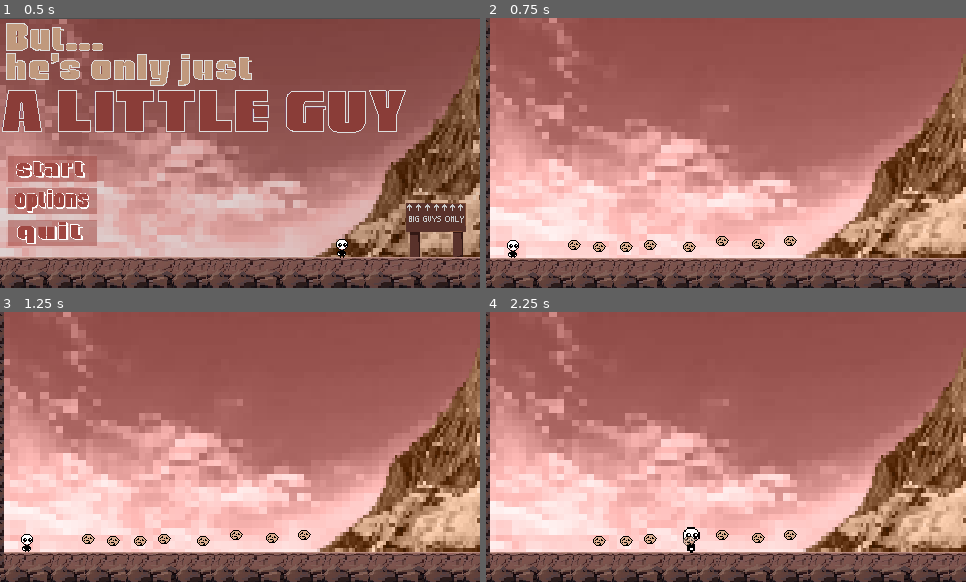
Above: before the commit, frames 1-4 (two rows, left to right).
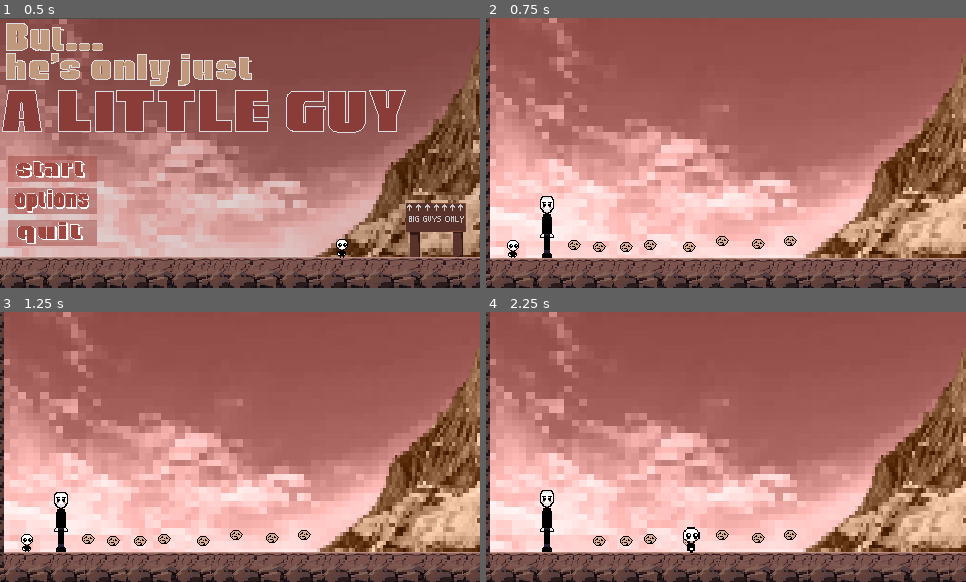
Above: after the commit, the same moments.

Repository: requiemsbullet/silly-little-guy
Game: Godot game, scene res://scenes/mainmenu.tscn
Two runs of this game, one before a commit and one after it. Both use one fixed random seed, a clock stepped at 60 frames per second and the inputs below. Sound files missing from this copy of the repository are replaced by a short silence.
Inputs (mouse positions are in pixels of both pictures, inside the frame that each line leads up to):
- Up to frame 1 (0.5 s): no input
- Up to frame 2 (0.75 s): click (538, 169) at 0.5 s
- Up to frame 3 (1.25 s): no input
- Up to frame 4 (2.25 s): hold E (interact, bound only after the commit) 1.28-2.03 s; hold D (right) from 1.28 s (still down); tap Space (jump) at 1.52 s; tap S (crouch) at 2.1 s

Frame 1 is identical in both runs. In frame 2, 0.5% of the frame differs, in the area x 11-15%, y 65-89%; in frame 3, 0.4%; in frame 4, 0.5%, in the area x 11-44%, y 65-89%.

Commit message:
DIALOGUE SYSTEM AND EXTRA SOUNDS + CROUCHING
-added dialogue
- added crouching
- added sound when player hits ground if FAT
- more organic-made sound effects

Diff:
--- a/project.godot
+++ b/project.godot
@@ -14,6 +14,11 @@
 run/main_scene="uid://f43mocnnl4cp"
 config/features=PackedStringArray("4.7", "Forward Plus")
 config/icon="res://icon.svg"
+
+[autoload]
+
+GameState="*uid://d2e6rbttg7a11"
+DialogueManager="*uid://cms5v2o0tnj42"
 
 [display]
 
@@ -46,7 +51,7 @@
 , Object(InputEventKey,"resource_local_to_scene":false,"resource_name":"","device":-1,"window_id":0,"alt_pressed":false …(186 unchanged characters)…
 ]
 }
-eat={
+interact={
 "deadzone": 0.2,
 "events": [Object(InputEventKey,"resource_local_to_scene":false,"resource_name":"","device":-1,"window_id":0,"alt_press …(192 unchanged characters)…
 ]
--- /dev/null
+++ b/scenes/dialogue.tscn
@@ -0,0 +1,37 @@
+[gd_scene format=3 uid="uid://d0ssyoerqgen7"]
+
+[ext_resource type="Script" uid="uid://dqpxf7v20uc3q" path="res://scripts/text_box.gd" id="1_bfpow"]
+[ext_resource type="Texture2D" uid="uid://b1h6tww4qhjqh" path="res://assets/images/menu/dialogue_box.png" id="1_jwyou"]
+[ext_resource type="FontFile" uid="uid://ms88s4rw1ehg" path="res://assets/images/menu/Retro Gaming.ttf" id="2_3n4vj"]
+
+[node name="MarginContainer" type="MarginContainer" unique_id=1681348172]
+offset_right = 40.0
+offset_bottom = 40.0
+script = ExtResource("1_bfpow")
+
+[node name="NinePatchRect" type="NinePatchRect" parent="." unique_id=526604267]
+layout_mode = 2
+texture = ExtResource("1_jwyou")
+region_rect = Rect2(0, 0, 30, 30)
+patch_margin_left = 10
+patch_margin_top = 10
+patch_margin_right = 10
+patch_margin_bottom = 10
+
+[node name="MarginContainer" type="MarginContainer" parent="." unique_id=640824987]
+layout_mode = 2
+theme_override_constants/margin_left = 8
+theme_override_constants/margin_top = 8
+theme_override_constants/margin_right = 8
+theme_override_constants/margin_bottom = 8
+
+[node name="Label" type="Label" parent="MarginContainer" unique_id=1875442853]
+layout_mode = 2
+theme_override_colors/font_color = Color(1, 1, 1, 1)
+theme_override_fonts/font = ExtResource("2_3n4vj")
+vertical_alignment = 1
+
+[node name="LetterDisplayTimer" type="Timer" parent="." unique_id=1343692450]
+one_shot = true
+
+[connection signal="timeout" from="LetterDisplayTimer" to="." method="_on_letter_display_timer_timeout"]
--- /dev/null
+++ b/scenes/levels/level_1.tscn
@@ -0,0 +1,5 @@
+[gd_scene format=3 uid="uid://dig8do7les2ia"]
+
+[node name="Level1" type="Node2D" unique_id=968191378]
+
+[node name="TileMapLayer" type="TileMapLayer" parent="." unique_id=585529790]
--- /dev/null
+++ b/scenes/levels/level_2.tscn
@@ -0,0 +1,5 @@
+[gd_scene format=3 uid="uid://cqvn2a4ewg54g"]
+
+[node name="level_2" type="Node2D" unique_id=968191378]
+
+[node name="TileMapLayer" type="TileMapLayer" parent="." unique_id=585529790]
--- /dev/null
+++ b/scenes/levels/level_3.tscn
@@ -0,0 +1,5 @@
+[gd_scene format=3 uid="uid://4r70as17lpxc"]
+
+[node name="level_3" type="Node2D" unique_id=968191378]
+
+[node name="TileMapLayer" type="TileMapLayer" parent="." unique_id=585529790]
--- a/scenes/main.tscn
+++ b/scenes/main.tscn
@@ -3,6 +3,7 @@
 [ext_resource type="PackedScene" uid="uid://bp3v5ib71h2kl" path="res://scenes/level.tscn" id="1_o5qli"]
 [ext_resource type="PackedScene" uid="uid://caw2038ntrndm" path="res://scenes/food.tscn" id="2_0wfyh"]
 [ext_resource type="Texture2D" uid="uid://yd4j01tlq2ho" path="res://assets/images/food/cookie.png" id="3_sugp2"]
+[ext_resource type="PackedScene" uid="uid://cwi6ftaavbhnn" path="res://scenes/tallguy.tscn" id="4_jyhfs"]
 
 [node name="main" type="Node2D" unique_id=1278071956]
 
@@ -43,3 +44,6 @@
 [node name="food9" parent="." unique_id=219645147 instance=ExtResource("2_0wfyh")]
 position = Vector2(304, 223)
 foodsprite = ExtResource("3_sugp2")
+
+[node name="tallguy" parent="." unique_id=1378372729 instance=ExtResource("4_jyhfs")]
+position = Vector2(61, 240)
--- a/scenes/player.tscn
+++ b/scenes/player.tscn
@@ -5,6 +5,7 @@
 [ext_resource type="Texture2D" uid="uid://lwl85je2grr8" path="res://assets/images/characters/littleguy_crouch.png" id="2_qlg0r"]
 [ext_resource type="Texture2D" uid="uid://detlv8jj6uqbg" path="res://assets/images/characters/littleguywalsk.png" id="3_qhqgy"]
 [ext_resource type="AudioStream" uid="uid://cxnpkh8mbtar2" path="res://sounds/jump.wav" id="4_dqkch"]
+[ext_resource type="AudioStream" uid="uid://d0ghsoqwjbhwa" path="res://sounds/thump.wav" id="5_tuyoq"]
 
 [sub_resource type="AtlasTexture" id="AtlasTexture_a8ls1"]
 atlas = ExtResource("2_qlg0r")
@@ -194,6 +195,8 @@
 height = 16.0
 
 [node name="Player" type="CharacterBody2D" unique_id=336984372]
+z_index = 2
+collision_layer = 3
 script = ExtResource("1_g2els")
 MAX_OBESITY = 15
 MEDIUM_OBESITY = 7
@@ -208,6 +211,10 @@
 position = Vector2(0, 1)
 shape = SubResource("CapsuleShape2D_8erm5")
 
+[node name="thump" type="AudioStreamPlayer" parent="." unique_id=123714918]
+stream = ExtResource("5_tuyoq")
+volume_db = -5.0
+
 [node name="AudioStreamPlayer" type="AudioStreamPlayer" parent="." unique_id=787953302]
 stream = ExtResource("4_dqkch")
 volume_db = -5.0
--- /dev/null
+++ b/scenes/tallguy.tscn
@@ -0,0 +1,56 @@
+[gd_scene format=3 uid="uid://cwi6ftaavbhnn"]
+
+[ext_resource type="Script" uid="uid://dye2ucf7el6e0" path="res://scripts/tallguy.gd" id="1_6asqr"]
+[ext_resource type="Texture2D" uid="uid://cpalytryhaojx" path="res://assets/images/characters/notsolittleguy.png" id="1_syejs"]
+[ext_resource type="Texture2D" uid="uid://bri6qyofdcprj" path="res://assets/images/menu/interaction_box.png" id="2_nickm"]
+[ext_resource type="AudioStream" uid="uid://d2x05dao8ts6i" path="res://sounds/talkbeep.wav" id="4_scgk8"]
+
+[sub_resource type="AtlasTexture" id="AtlasTexture_6asqr"]
+atlas = ExtResource("1_syejs")
+region = Rect2(0, 0, 18, 63)
+
+[sub_resource type="AtlasTexture" id="AtlasTexture_nickm"]
+atlas = ExtResource("1_syejs")
+region = Rect2(18, 0, 18, 63)
+
+[sub_resource type="SpriteFrames" id="SpriteFrames_g4v7s"]
+animations = [{
+"frames": [{
+"duration": 1.0,
+"texture": SubResource("AtlasTexture_6asqr")
+}, {
+"duration": 1.0,
+"texture": SubResource("AtlasTexture_nickm")
+}],
+"loop": 1,
+"name": &"idle",
+"speed": 5.0
+}]
+
+[sub_resource type="RectangleShape2D" id="RectangleShape2D_scgk8"]
+size = Vector2(40.5, 62.5)
+
+[node name="tallguy" type="Area2D" unique_id=1378372729]
+script = ExtResource("1_6asqr")
+
+[node name="InteractionBox" type="Sprite2D" parent="." unique_id=776836527]
+position = Vector2(0, -68)
+scale = Vector2(0.31666666, 0.31666666)
+texture = ExtResource("2_nickm")
+
+[node name="AnimatedSprite2D" type="AnimatedSprite2D" parent="." unique_id=360092050]
+z_index = 1
+position = Vector2(-1, -31)
+sprite_frames = SubResource("SpriteFrames_g4v7s")
+animation = &"idle"
+autoplay = "idle"
+
+[node name="CollisionShape2D" type="CollisionShape2D" parent="." unique_id=1944841174]
+position = Vector2(-0.25, -31)
+shape = SubResource("RectangleShape2D_scgk8")
+
+[node name="beep" type="AudioStreamPlayer" parent="." unique_id=1217694064]
+stream = ExtResource("4_scgk8")
+
+[connection signal="body_entered" from="." to="." method="_on_body_entered"]
+[connection signal="body_exited" from="." to="." method="_on_body_exited"]
--- /dev/null
+++ b/scripts/DialogueManager.gd
@@ -0,0 +1,44 @@
+extends Node
+
+@onready var text_box_scene = preload("res://scenes/dialogue.tscn")
+
+var dialog_lines: Array[String] = []
+var current_line_index = 0
+
+var text_box
+var text_box_position: Vector2
+var is_dialog_active = false
+var can_advance_line = false
+
+func start_dialog(position: Vector2, lines: Array[String]):
+	if is_dialog_active:
+		return
+
+	dialog_lines = lines
+	text_box_position = position
+	_show_text_box()
+
+	is_dialog_active = true
+
+func _show_text_box():
+	text_box = text_box_scene.instantiate()
+	text_box.finished_displaying.connect(_on_text_box_finished_displaying)
+	get_tree().root.add_child(text_box)
+	text_box.global_position= text_box_position
+	text_box.display_text(dialog_lines[current_line_index])
+	can_advance_line = false
+
+func _on_text_box_finished_displaying():
+	can_advance_line = true
+
+func _unhandled_input(event: InputEvent) -> void:
+	if (event.is_action_pressed("interact") && is_dialog_active && can_advance_line):
+		text_box.queue_free()
+
+		current_line_index += 1
+		if current_line_index >= dialog_lines.size():
+			is_dialog_active = false
+			current_line_index = 0
+			return
+
+		_show_text_box()
--- /dev/null
+++ b/scripts/game_state.gd
@@ -0,0 +1,11 @@
+extends Node
+
+var obesity = 0
+# Called when the node enters the scene tree for the first time.
+func _ready() -> void:
+	pass # Replace with function body.
+
+
+# Called every frame. 'delta' is the elapsed time since the previous frame.
+func _process(delta: float) -> void:
+	pass
--- a/scripts/movement.gd
+++ b/scripts/movement.gd
@@ -8,6 +8,7 @@
 var appearence := "normal"
 var obesity := 0
 var is_crouching := false
+var was_on_floor := false
 @onready var sprite: AnimatedSprite2D = $AnimatedSprite2D
 @export var MAX_OBESITY : int
 @export var MEDIUM_OBESITY: int
@@ -19,6 +20,7 @@
 	if obesity != MAX_OBESITY:
 		obesity += 1
 		scale += scale_by
+		GameState.obesity = obesity
 	update_appearence()
 
 
@@ -39,7 +41,9 @@
 			sprite.play("obese_idle")
 
 func _ready() -> void:
-	pass
+	obesity = GameState.obesity
+	scale = Vector2.ONE + scale_by * obesity
+	update_appearence()
 
 func _physics_process(delta: float) -> void:
 
@@ -74,5 +78,13 @@
 		sprite.play(appearence + "_walk")
 	else:
 		sprite.play(appearence + "_idle")
+	if DialogueManager.is_dialog_active:
+		velocity.x = 0
+		sprite.play(appearence + "_idle")
 
 	move_and_slide()
+
+	if is_on_floor() and not was_on_floor and obesity >= MEDIUM_OBESITY:
+		$thump.pitch_scale = 0.6 if appearence == "obese" else 1.0
+		$thump.play()
+	was_on_floor = is_on_floor()
--- /dev/null
+++ b/scripts/tallguy.gd
@@ -0,0 +1,42 @@
+extends Area2D
+@onready var sprite: AnimatedSprite2D = $AnimatedSprite2D
+@onready var intbox: Sprite2D = $InteractionBox
+@onready var beep: AudioStreamPlayer = $beep
+
+var player_near := false
+
+const lines: Array[String] = [
+	"noob",
+	"nooby",
+	"no life",
+	"u suck",
+]
+# Called when the node enters the scene tree for the first time.
+func _ready() -> void:
+	intbox.visible = false
+
+
+# Called every frame. 'delta' is the elapsed time since the previous frame.
+func _process(delta: float) -> void:
+	pass
+
+
+func _on_body_entered(body: Node2D) -> void:
+
+	if body is CharacterBody2D:
+		intbox.visible = true
+		player_near = true
+
+
+func _on_body_exited(body: Node2D) -> void:
+	if body is CharacterBody2D:
+		intbox.visible = false
+		player_near = false
+
+func _unhandled_input(event: InputEvent) -> void:
+	if event.is_action_pressed("interact"):
+		if player_near and not DialogueManager.is_dialog_active:
+			intbox.visible = false
+			beep.play()
+			DialogueManager.start_dialog(global_position, lines)
+			intbox.visible = true
--- /dev/null
+++ b/scripts/text_box.gd
@@ -0,0 +1,52 @@
+extends MarginContainer
+
+@onready var label: Label = $MarginContainer/Label
+@onready var timer: Timer = $LetterDisplayTimer
+
+const MAX_WIDTH = 100
+var text = ""
+var letter_index = 0
+
+var letter_time = 0.03
+var space_time = 0.06
+var punctuation_time = 0.2
+
+signal finished_displaying()
+
+func display_text(text_to_display:String):
+	text = text_to_display
+	label.text = text_to_display
+
+	await resized
+	custom_minimum_size.x = min(size.x, MAX_WIDTH)
+
+	if size.x > MAX_WIDTH:
+		label.autowrap_mode = TextServer.AUTOWRAP_WORD
+		await resized
+		await resized
+		custom_minimum_size.y = size.y
+
+	global_position.x -= size.x /2
+	global_position.y -= size.y + 60
+
+	label.text = ""
+	_display_letter()
+
+func _display_letter():
+	label.text += text[letter_index]
+
+	letter_index += 1
+	if letter_index >= text.length():
+		finished_displaying.emit()
+		return
+	match text[letter_index]:
+		"!", ".", ",", "?":
+			timer.start(punctuation_time)
+		" ":
+			timer.start(space_time)
+		_:
+			timer.start(letter_time)
+
+
+func _on_letter_display_timer_timeout() -> void:
+	_display_letter()
Binary file added: assets/images/menu/Retro Gaming.ttf
Not shown, added: assets/images/menu/Retro Gaming.ttf.import
Binary file added: assets/images/menu/dialogue_box.png
Not shown, added: assets/images/menu/dialogue_box.png.import
Binary file added: assets/images/menu/interaction_box.png
Not shown, added: assets/images/menu/interaction_box.png.import
Not shown, added: scripts/DialogueManager.gd.uid
Not shown, added: scripts/game_state.gd.uid
Not shown, added: scripts/tallguy.gd.uid
Not shown, added: scripts/text_box.gd.uid
Not shown, added: sounds/talkbeep.wav.import
Not shown, added: sounds/thump.wav.import
(and 2 more such lines)
